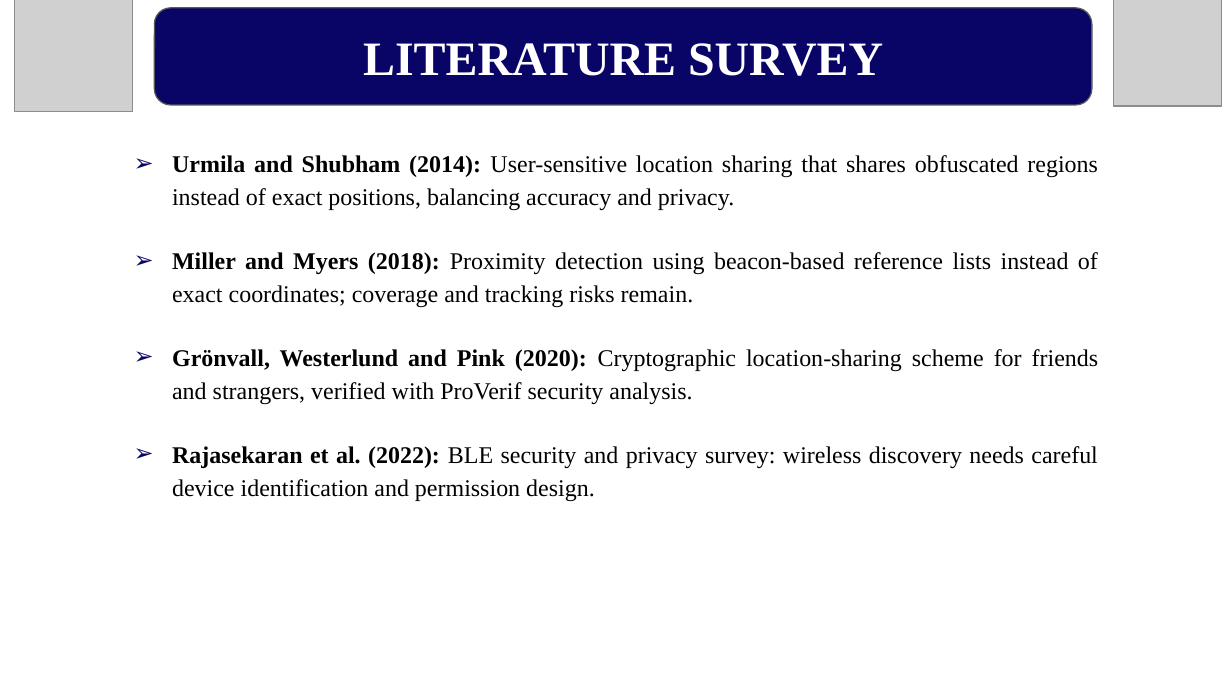
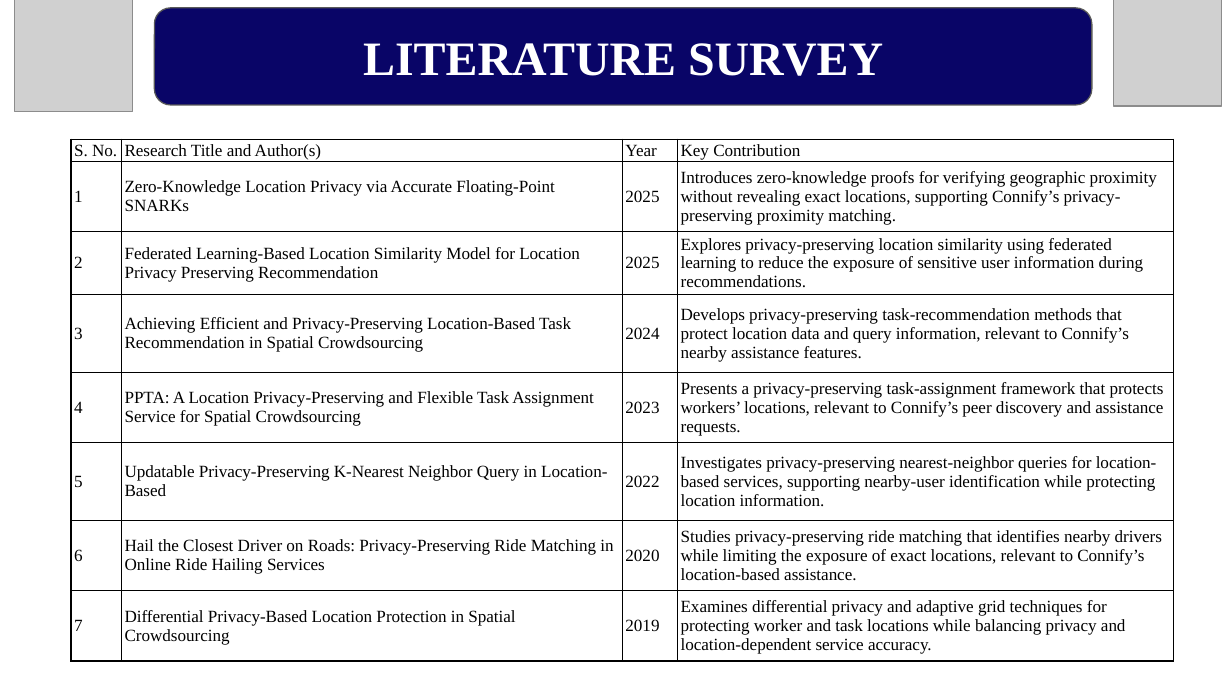
Before and after one commit to TheOrionGD/Connify-APP, a slide deck: slide 7 of docs/reports/Connify_Presentation.pptx. Drawn at 1232x693 pixels with LibreOffice and Linux fonts; fonts in the diff are those of the drawing; grey boxes stand for pictures. Boxes give left, top, right and bottom in pixels: in the first picture for what was removed or moved away, otherwise in the second. Text is boxed around its words. In the diff, an @@ line names an element or a change of style, - is before the commit and + after.

```diff
--- a/docs/reports/Connify_Presentation.pptx
+++ b/docs/reports/Connify_Presentation.pptx
@@ table added at (71,139,1175,664), 8 rows, 4 columns @@
+S. No. | Research Title and Author(s) | Year | Key Contribution
+1 | Zero-Knowledge Location Privacy via Accurate Floating-Point SNARKs | 2025 | Introduces zero-knowledge proofs for verifying geographic proximity without revealing exact locations, supporting Connify’s privacy-preserving proximity matching.
+2 | Federated Learning-Based Location Similarity Model for Location Privacy Preserving Recommendation | 2025 | Explores privacy-preserving location similarity using federated learning to reduce the exposure of sensitive user information during recommendations.
+3 | Achieving Efficient and Privacy-Preserving Location-Based Task Recommendation in Spatial Crowdsourcing | 2024 | Develops privacy-preserving task-recommendation methods that protect location data and query information, relevant to Connify’s nearby assistance features.
+4 | PPTA: A Location Privacy-Preserving and Flexible Task Assignment Service for Spatial Crowdsourcing | 2023 | Presents a privacy-preserving task-assignment framework that protects workers’ locations, relevant to Connify’s peer discovery and assistance requests.
+5 | Updatable Privacy-Preserving K-Nearest Neighbor Query in Location-Based | 2022 | Investigates privacy-preserving nearest-neighbor queries for location-based services, supporting nearby-user identification while protecting location information.
+6 | Hail the Closest Driver on Roads: Privacy-Preserving Ride Matching in Online Ride Hailing Services | 2020 | Studies privacy-preserving ride matching that identifies nearby drivers while limiting the exposure of exact locations, relevant to Connify’s location-based assistance.
+7 | Differential Privacy-Based Location Protection in Spatial Crowdsourcing | 2019 | Examines differential privacy and adaptive grid techniques for protecting worker and task locations while balancing privacy and location-dependent service accuracy.
@@ text removed at (172,155,1099,501) @@
-➢ Urmila and Shubham (2014): User-sensitive location sharing that shares obfuscated regions instead of exact positions, balancing accuracy and privacy.
-➢ Miller and Myers (2018): Proximity detection using beacon-based reference lists instead of exact coordinates; coverage and tracking risks remain.
-➢ Grönvall, Westerlund and Pink (2020): Cryptographic location-sharing scheme for friends and strangers, verified with ProVerif security analysis.
-➢ Rajasekaran et al. (2022): BLE security and privacy survey: wireless discovery needs careful device identification and permission design.
```
Also in this commit, not shown: 18 other slides changed, 1 other file.
